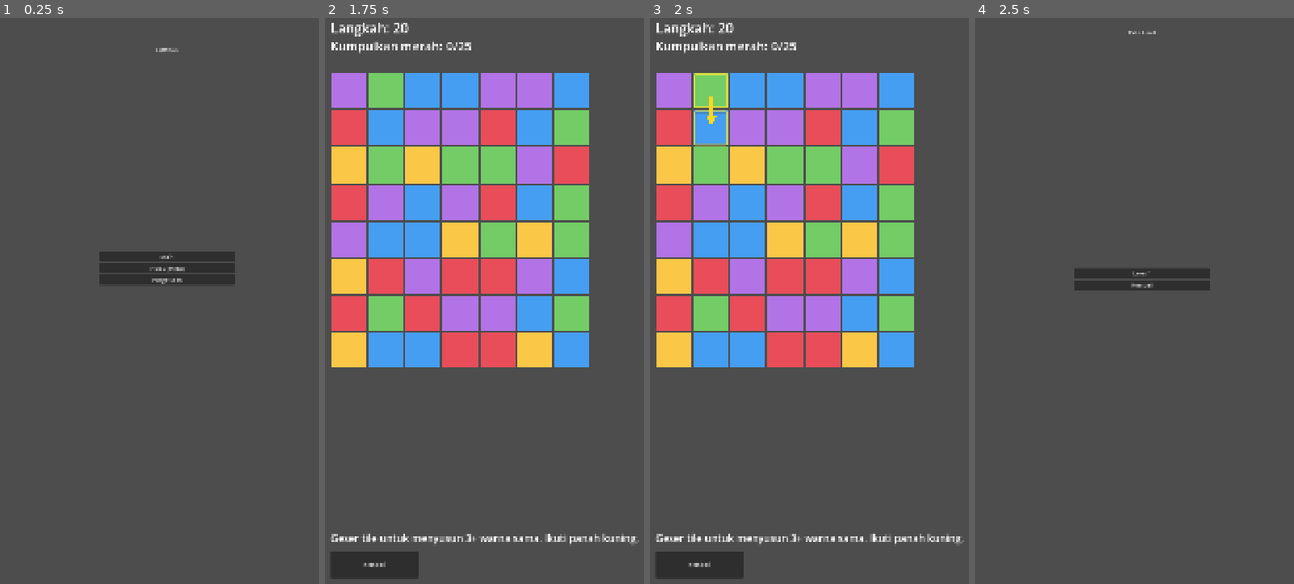
Above: before the commit, frames 1-4 (left to right).
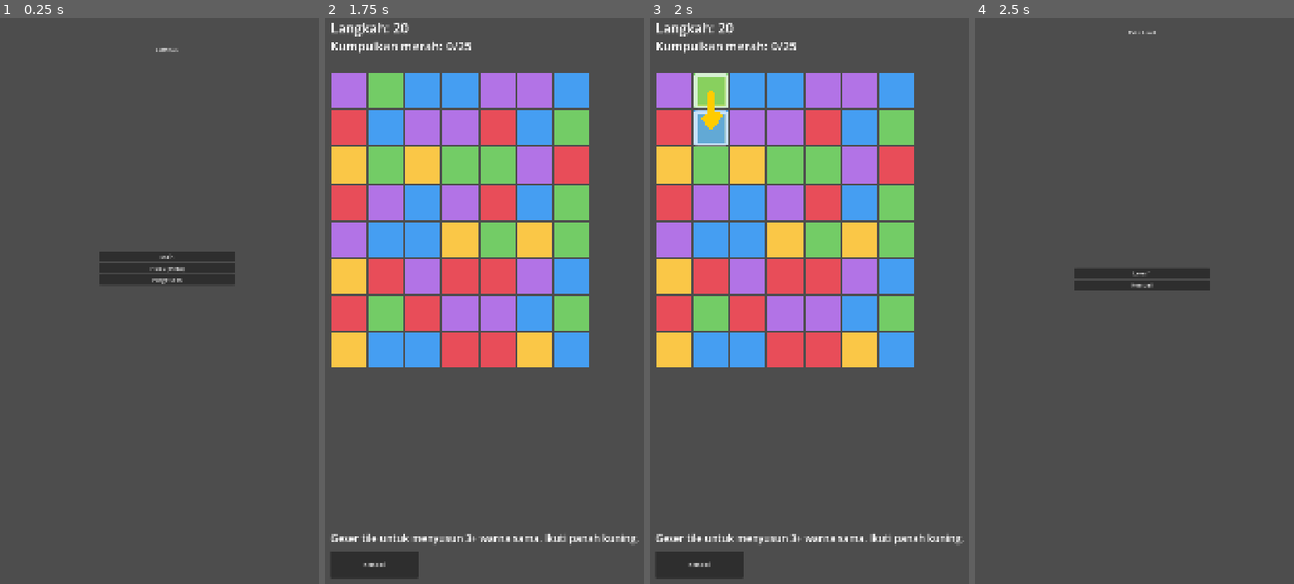
Above: after the commit, the same moments.

Repository: eidoscore/Lumisle
Game: Godot game, scene res://ui/main_menu.tscn
Two runs of this game, one before a commit and one after it. Both use one fixed random seed, a clock stepped at 60 frames per second and the inputs below.
Inputs:
- Up to frame 1 (0.25 s): no input
- Up to frame 2 (1.75 s): click "Main" at 0.5 s; click "Level 1" at 1.25 s
- Up to frame 3 (2 s): no input
- Up to frame 4 (2.5 s): click "Kembali" at 2 s

Frames 1-2 are identical in both runs. In frame 3, 1.0% of the frame differs, in the area x 13-25%, y 9-23%; in frame 4, nothing differs.

Commit message:
feat(ux): bolder hint + explain-on-reject feedback
Repeated user confusion (valid moves felt invalid) traced to unreadable placeholder tiles, not a bug - verified cell-by-cell against the actual on-device board. Made hint far more visible: arrow 10->22px, tile outlines now thick white border + translucent fill. On a rejected swap, board now emits swap_rejected: game shows 'Belum cocok! Susun 3+ tile warna sama dalam satu garis' and immediately re-shows the yellow hint arrow to a valid move. 92 tests pass. Verified on device: invalid swap shows orange warning text + hint.

Diff:
--- a/view/board_view.gd
+++ b/view/board_view.gd
@@ -11,6 +11,7 @@
 signal level_won
 signal level_lost
 signal move_consumed
+signal swap_rejected          # swap valid posisi tapi tak bikin match (untuk feedback edukasi)
 
 const TILE_SIZE := 110          # px per sel (termasuk gap)
 const GAP := 6
@@ -200,9 +201,9 @@
 	_hint_b = _make_outline(Color(1, 0.9, 0.2, 0.95))
 	# Panah hint: garis tebal kuning dari tile a → b untuk menunjukkan ARAH swap.
 	_hint_arrow = Line2D.new()
-	_hint_arrow.width = 10.0
-	_hint_arrow.default_color = Color(1, 0.85, 0.1, 0.95)
-	_hint_arrow.z_index = 11
+	_hint_arrow.width = 22.0
+	_hint_arrow.default_color = Color(1, 0.8, 0.0, 1.0)
+	_hint_arrow.z_index = 30
 	_hint_arrow.visible = false
 	_hint_arrow.joint_mode = Line2D.LINE_JOINT_ROUND
 	_hint_arrow.begin_cap_mode = Line2D.LINE_CAP_ROUND
@@ -215,14 +216,14 @@
 	var sz := float(TILE_SIZE - GAP)
 	p.size = Vector2(sz, sz)
 	p.pivot_offset = Vector2(sz, sz) * 0.5
-	p.z_index = 9
+	p.z_index = 25
 	p.visible = false
 	p.mouse_filter = Control.MOUSE_FILTER_IGNORE
 	var sb := StyleBoxFlat.new()
-	sb.bg_color = Color(0, 0, 0, 0)
-	sb.border_color = col
-	sb.set_border_width_all(6)
-	sb.set_corner_radius_all(6)
+	sb.bg_color = Color(col.r, col.g, col.b, 0.22)   # isi semi-transparan agar menonjol
+	sb.border_color = Color(1, 1, 1, 1)              # border putih tebal = kontras di semua warna
+	sb.set_border_width_all(10)
+	sb.set_corner_radius_all(8)
 	p.add_theme_stylebox_override("panel", sb)
 	add_child(p)
 	return p
@@ -332,17 +333,17 @@
 
 
 ## Gambar panah dari pusat tile a ke pusat tile b (menjelaskan: "geser a ke arah b").
+## Dibuat TEBAL & jelas supaya kebaca di HP (sebelumnya terlalu tipis).
 func _draw_hint_arrow(a: Vector2i, b: Vector2i) -> void:
 	var ca := _tile_center(a.x, a.y)
 	var cb := _tile_center(b.x, b.y)
 	var dir := (cb - ca).normalized()
-	# Pendekkan sedikit agar panah tidak menutupi seluruh tile.
-	var start := ca + dir * 18.0
-	var tip := cb - dir * 18.0
+	var start := ca + dir * 10.0
+	var tip := cb - dir * 8.0
 	var perp := Vector2(-dir.y, dir.x)
-	var head := 16.0
-	var h1 := tip - dir * head + perp * head * 0.6
-	var h2 := tip - dir * head - perp * head * 0.6
+	var head := 30.0
+	var h1 := tip - dir * head + perp * head * 0.7
+	var h2 := tip - dir * head - perp * head * 0.7
 	_hint_arrow.points = PackedVector2Array([start, tip, h1, tip, h2])
 	_hint_arrow.visible = true
 
@@ -495,10 +496,12 @@
 	if not will_match:
 		# Slide ke tetangga lalu balik — jelas "ditolak", warna tetap benar (board tak berubah).
 		AudioManager.play_sfx("invalid")
+		swap_rejected.emit()
 		await _anim_swap_visual(x1, y1, x2, y2)
 		await _anim_swap_visual(x2, y2, x1, y1)
 		_refresh_all()
-		_idle_time = 0.0
+		# Langsung tampilkan hint langkah valid (bantu pemain yang bingung).
+		_idle_time = HINT_DELAY
 		return
 
 	_input_enabled = false
--- a/view/game_screen.gd
+++ b/view/game_screen.gd
@@ -42,12 +42,21 @@
 	_board_view.on_tiles_cleared = Callable(self, "_on_tiles_cleared")
 	_board_view.level_won.connect(_on_level_won)
 	_board_view.move_consumed.connect(consume_move)
+	_board_view.swap_rejected.connect(_on_swap_rejected)
 
 
 ## Dipanggil BoardView tiap TILE_CLEARED → credit objektif + cek menang.
 func _on_tiles_cleared(action) -> void:
 	_objective.credit_from_event(action)
 	_update_hud()
+
+
+## Swap ditolak (tak bikin 3 sebaris) → kasih tahu pemain alasannya (edukasi aturan).
+func _on_swap_rejected() -> void:
+	if _instruction_label:
+		_instruction_label.visible = true
+		_instruction_label.text = "Belum cocok! Susun 3+ tile WARNA SAMA dalam satu garis. Ikuti panah kuning."
+		_instruction_label.modulate = Color(1, 0.7, 0.3)
 
 
 ## Setelah satu giliran selesai (dipanggil dari handler swap via BoardView).
